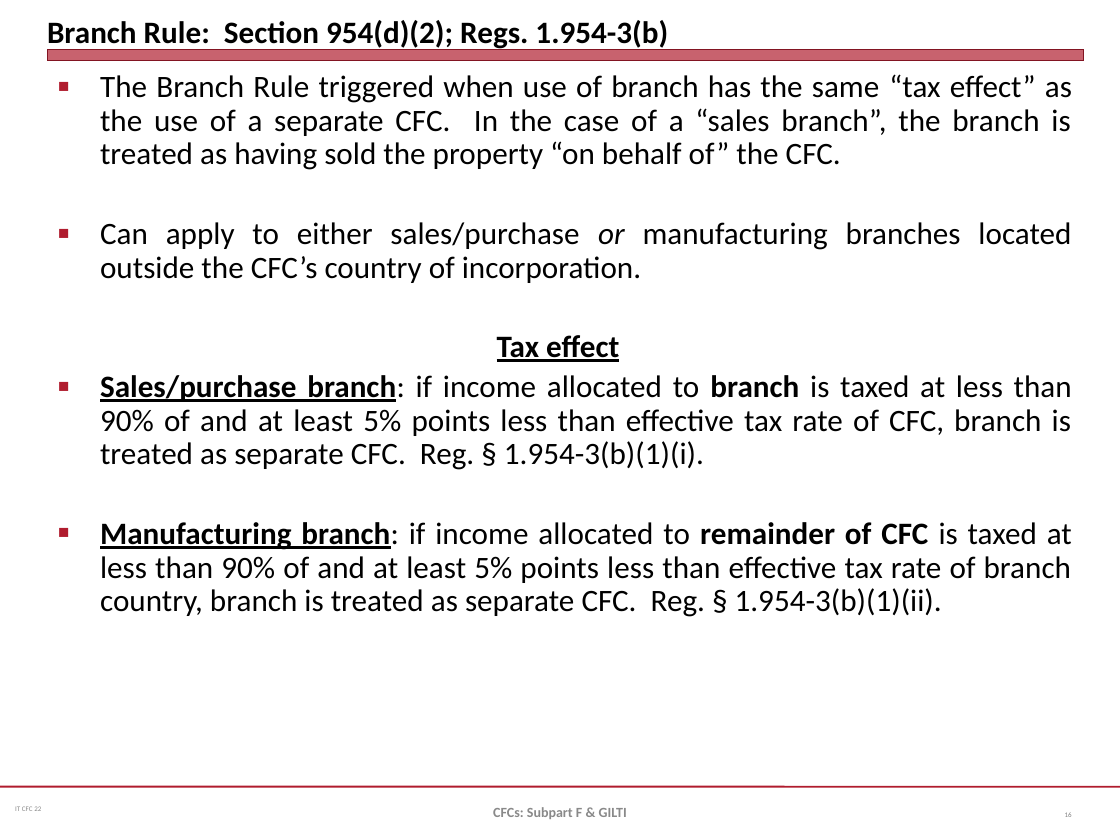
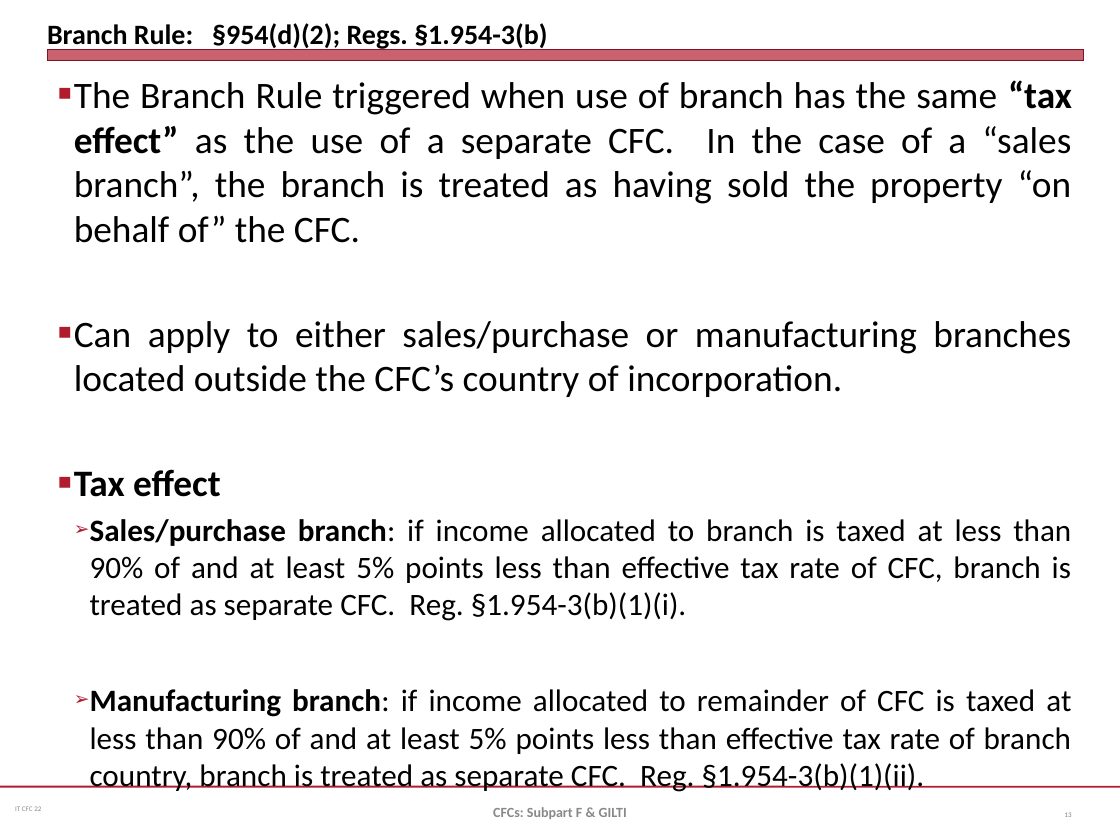
Before and after one commit to jmc877/International-Tax, a slide deck: slide 13 of slides/IT_CFC_22_1.pptx (slide 16 before the commit). Drawn at 1120x840 pixels with LibreOffice and Linux fonts; fonts in the diff are those of the drawing. Boxes give left, top, right and bottom in pixels: in the first picture for what was removed or moved away, otherwise in the second. Text is boxed around its words. In the diff, an @@ line names an element or a change of style, - is before the commit and + after.

```diff
--- a/slides/IT_CFC_22_1.pptx
+++ b/slides/IT_CFC_22_1.pptx
@@ title at bbox=[47, 23, 547, 51]: text changed; size 20 to 18 pt @@
-Branch Rule: Section 954(d)(2); Regs. 1.954-3(b)
+Branch Rule: §954(d)(2); Regs. §1.954-3(b)
@@ text at bbox=[74, 80, 1072, 497]: size 20 to 24 pt in "The Branch Rule triggered when use of ...", "Can apply to either sales/purchase or manufacturing ...", "Tax effect"; bold on in "“tax effect”"; italic off in "or"; underline off in "Tax effect"; indent changed; line spacing 0.9 to 1; alignment centre to justified; bullet none to ■ @@
@@ text at bbox=[90, 519, 1071, 792]: text changed @@
-■ Sales/purchase branch: if income allocated to branch is taxed at less than 90% of and at least 5% points less than effective tax rate of CFC, branch is treated as separate CFC. Reg. § 1.954-3(b)(1)(i).
-■ Manufacturing branch: if income allocated to remainder of CFC is taxed at less than 90% of and at least 5% points less than effective tax rate of branch country, branch is treated as separate CFC. Reg. § 1.954-3(b)(1)(ii).
+  ➢ Sales/purchase branch: if income allocated to branch is taxed at less than 90% of and at least 5% points less than effective tax rate of CFC, branch is treated as separate CFC. Reg. §1.954-3(b)(1)(i).
+  ➢ Manufacturing branch: if income allocated to remainder of CFC is taxed at less than 90% of and at least 5% points less than effective tax rate of branch country, branch is treated as separate CFC. Reg. §1.954-3(b)(1)(ii).
```
Also in this commit, not shown: 16 other slides changed, 7 slides added, 2 slides removed, 2 other files.
